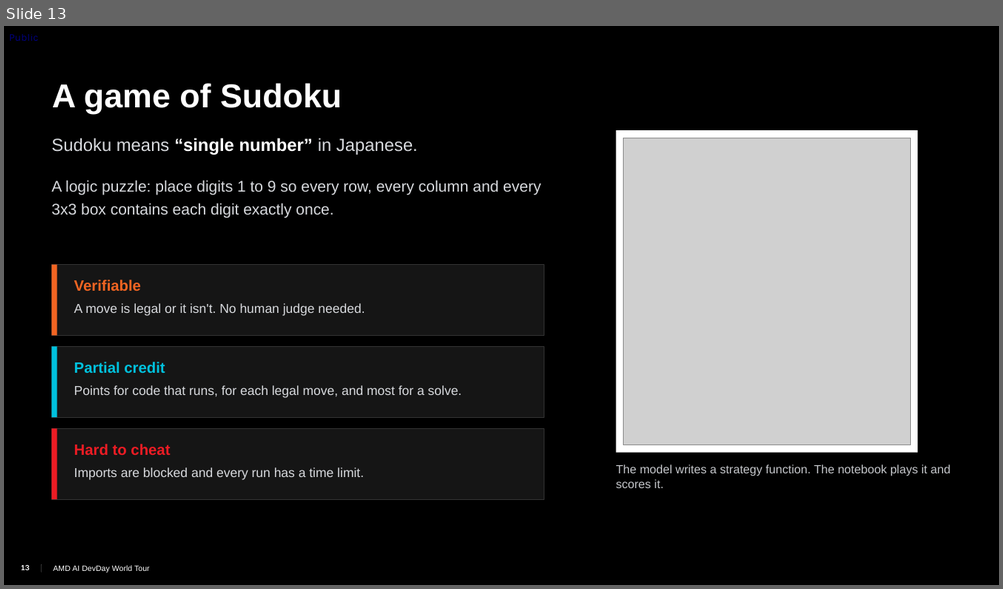
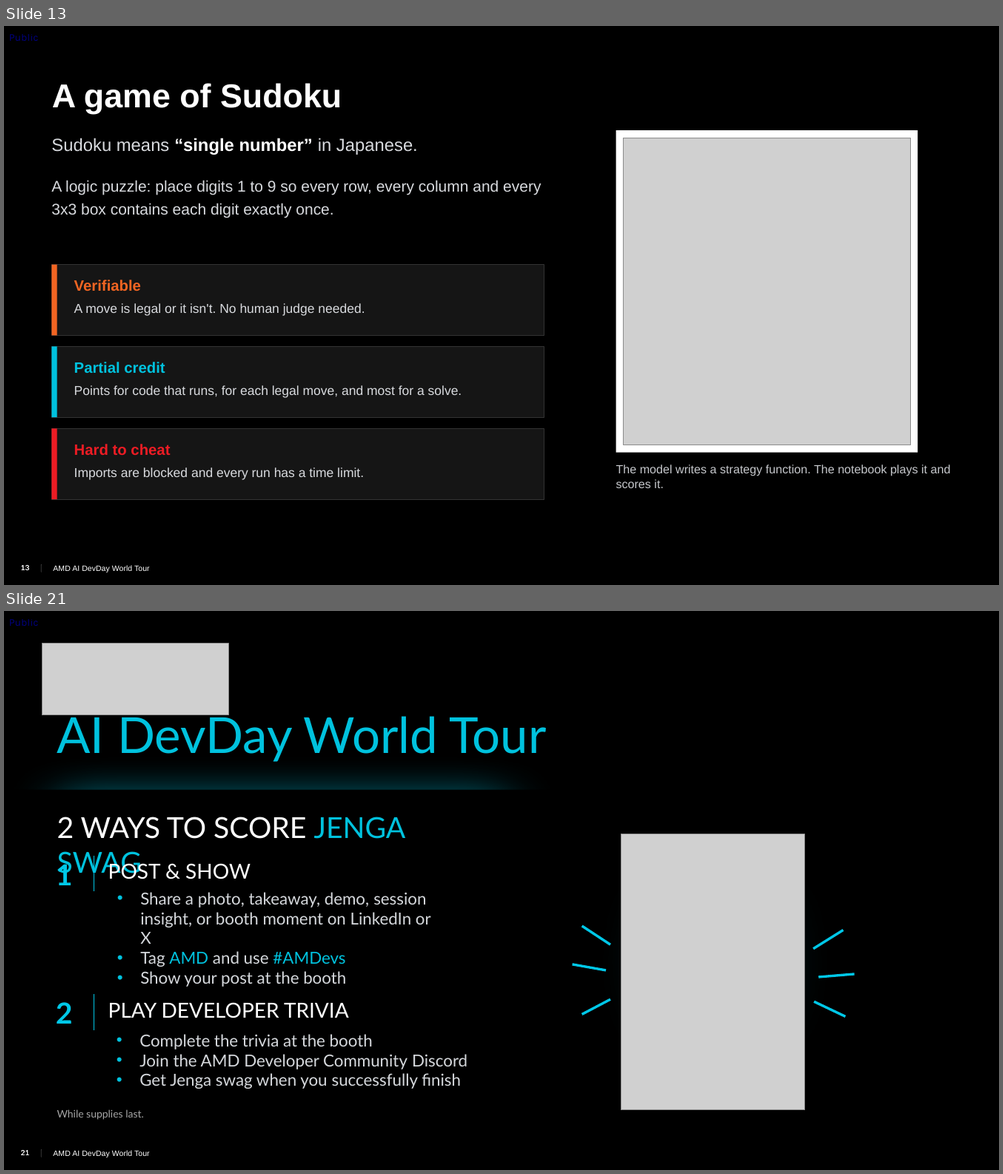
Before and after one commit to TwelveNights/Unsloth-RL-Workshop-on-Radeon, a slide deck: docs/AMD-Unsloth-GRPO-Fine-tuning1.pptx. Shown one above the other, each under a label of ours: slide 13 before the commit, slides 13 and 21 after it; the slides between them are not shown. The pictures are 1003x589 and 1003x1174 pixels, drawn with LibreOffice and Linux fonts; fonts in the diff are those of the drawing; grey boxes stand for pictures; background and template pictures are left out. Boxes give left, top, right and bottom in pixels: in the first picture for what was removed or moved away, otherwise in the second. Text is boxed around its words. In the diff, an @@ line names an element or a change of style, - is before the commit and + after.

```diff
--- a/docs/AMD-Unsloth-GRPO-Fine-tuning1.pptx
+++ b/docs/AMD-Unsloth-GRPO-Fine-tuning1.pptx
@@ slide 21 added at box(4, 611, 999, 1170), background picture (left out); not listed: 6 template elements that a slide beside it also shows @@
@@ picture added at box(42, 644, 228, 715) @@
@@ text added at box(57, 711, 546, 762), 48 pt, text #00C2DE @@
+AI DevDay World Tour
@@ rounded rectangle added at box(4, 754, 562, 903), fill #00C2DE, outline #9D9FA2 0.75 pt @@
@@ rectangle added at box(4, 790, 999, 1129), fill #000000 @@
@@ text added at box(57, 817, 406, 879), 28 pt, text #FFFFFF @@
+2 WAYS TO SCORE JENGA SWAG
@@ ellipse added at box(558, 817, 871, 1107), fill #00C2DE @@
@@ picture added at box(621, 834, 805, 1111) @@
@@ text added at box(56, 860, 73, 886), 28 pt, text #00C8E8, bold @@
+1
@@ line added from (94, 856) to (94, 891), #00C8E8 1.3 pt @@
@@ text added at box(108, 861, 250, 880), 20 pt, text #FFFFFF @@
+POST & SHOW
@@ text added at box(140, 892, 431, 987), 16 pt, text #D5D8DC @@
+• Share a photo, takeaway, demo, session insight, or booth moment on LinkedIn or X
+• Tag AMD and use #AMDevs
+• Show your post at the booth
@@ line added from (611, 945) to (582, 926), #00C8E8 2.4 pt @@
@@ line added from (814, 949) to (843, 931), #00C8E8 2.4 pt @@
@@ line added from (606, 971) to (572, 965), #00C8E8 2.4 pt @@
@@ line added from (819, 977) to (854, 974), #00C8E8 2.4 pt @@
@@ text added at box(56, 1002, 73, 1024), 28 pt, text #00C8E8, bold @@
+2
@@ line added from (94, 994) to (94, 1031), #00C8E8 1.3 pt @@
@@ text added at box(108, 1002, 349, 1019), 20 pt, text #FFFFFF @@
+PLAY DEVELOPER TRIVIA
@@ line added from (611, 999) to (582, 1014), #00C8E8 2.4 pt @@
@@ line added from (814, 1002) to (845, 1017), #00C8E8 2.4 pt @@
@@ text added at box(139, 1034, 467, 1089), 16 pt, text #D5D8DC @@
+• Complete the trivia at the booth
+• Join the AMD Developer Community Discord
+• Get Jenga swag when you successfully finish
@@ text added at box(57, 1110, 144, 1120), 10 pt, text #A6A6A6 @@
+While supplies last.
```
Also in this commit, not shown: 10 slides changed, 1 other slide added, 2 other files.
